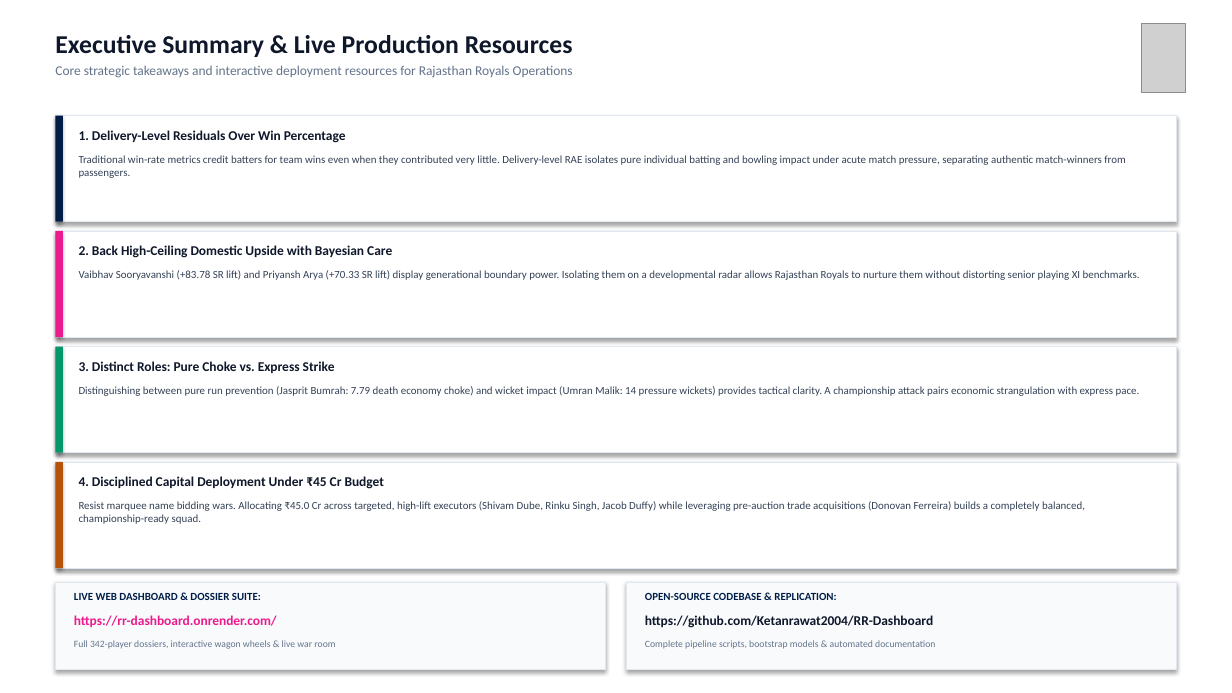
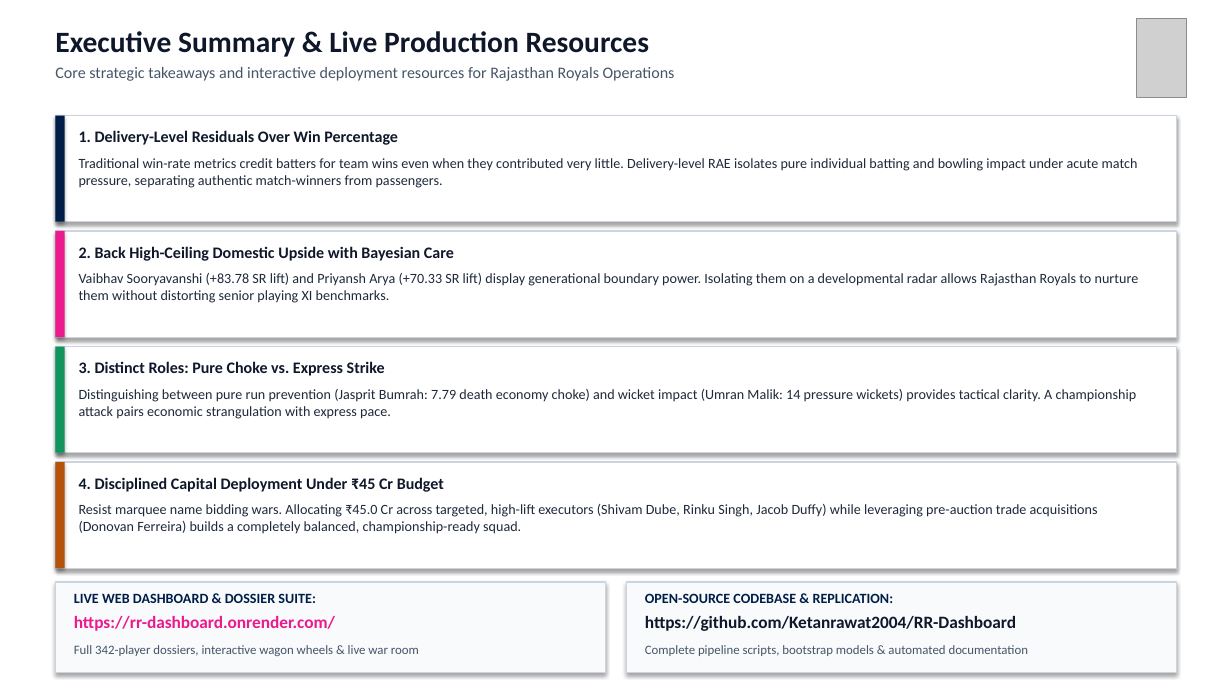
Before and after one commit to Ketanrawat2004/RR-Dashboard, a slide deck: slide 13 of pressure_output/RR_SupeRR_Selector_Season2_Ketan_Rawat.pptx. Drawn at 1232x693 pixels with LibreOffice and Linux fonts; fonts in the diff are those of the drawing; grey boxes stand for pictures. Boxes give left, top, right and bottom in pixels: in the first picture for what was removed or moved away, otherwise in the second. Text is boxed around its words. In the diff, an @@ line names an element or a change of style, - is before the commit and + after.

Commit message:
feat(presentation): complete overhaul with large high-contrast fonts, full-bleed images, and harmonized bowler KPI

```diff
--- a/pressure_output/RR_SupeRR_Selector_Season2_Ketan_Rawat.pptx
+++ b/pressure_output/RR_SupeRR_Selector_Season2_Ketan_Rawat.pptx
@@ text "Executive Summary & Live Production ..." at <box>55,31,675,81</box>: size 20 to 23 pt in "Executive Summary & Live Production Resources"; size 10.5 to 12.5 pt, text colour #64748B to #475569 in "Core strategic takeaways and interactive deployment resource ..." @@
@@ picture: place and size @@
-picture at <box>1141,23,1186,92</box>
+picture at <box>1137,18,1187,97</box>
@@ size 8.5 to 11 pt, text colour #334155 to #1E293B in 4 elements at <box>79,158,1138,188</box>, <box>79,389,1137,419</box>, <box>79,504,1098,534</box>, <box>79,273,1139,303</box> @@
@@ rectangle at <box>55,347,65,453</box>: fill #059669 to #10955D @@
@@ size 10.5 to 12.5 pt in 4 elements at <box>79,130,398,145</box>, <box>79,246,454,261</box>, <box>79,361,385,376</box>, <box>79,477,444,492</box> @@
@@ text "LIVE WEB DASHBOARD & DOSSIER ..." at <box>74,593,315,603</box>: size 8.5 to 11 pt @@
@@ outline #E2E8F0 0.75 pt to #CBD5E1 1 pt in 6 elements at <box>55,116,1177,222</box>, <box>55,231,1177,337</box>, <box>55,347,1177,453</box>, <box>55,462,1177,568</box>, <box>55,582,605,673</box>, <box>627,582,1177,673</box> @@
@@ text "OPEN-SOURCE CODEBASE & REPLICATION:" at <box>645,593,894,603</box>: size 8.5 to 11 pt @@
@@ text "https://rr-dashboard.onrender.com/" at <box>74,616,335,631</box>: size 10.5 to 13.5 pt @@
@@ text "https://github.com/Ketanrawat2004/RR-Dashboard" at <box>645,616,1016,631</box>: size 10.5 to 13.5 pt @@
@@ text "Full 342-player dossiers, interactive wagon ..." at <box>74,645,419,656</box>: size 7.5 to 10 pt, text colour #64748B to #475569 @@
@@ text "Complete pipeline scripts, bootstrap models ..." at <box>645,645,1029,656</box>: size 7.5 to 10 pt, text colour #64748B to #475569 @@
```
Also in this commit, not shown: 12 other slides changed, 5 other files.
